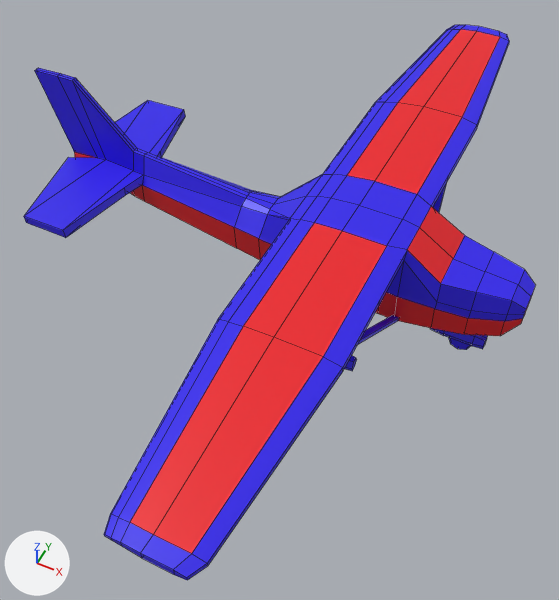
What one commit did to the OBJ model OpenGL_Flightsim/assets/models/cessna/fuselage.obj.
Rendered twice from a camera (50 mm lens) standing at (3.86, -7.73, 7.87) and looking at (0.39, -0.78, -0.82). Every picture has the same lights, and +X, +Y and +Z are marked at lower left. Mesh edges are drawn as thin lines. Where no turn or scale is listed for an object, it has been applied to the vertices.
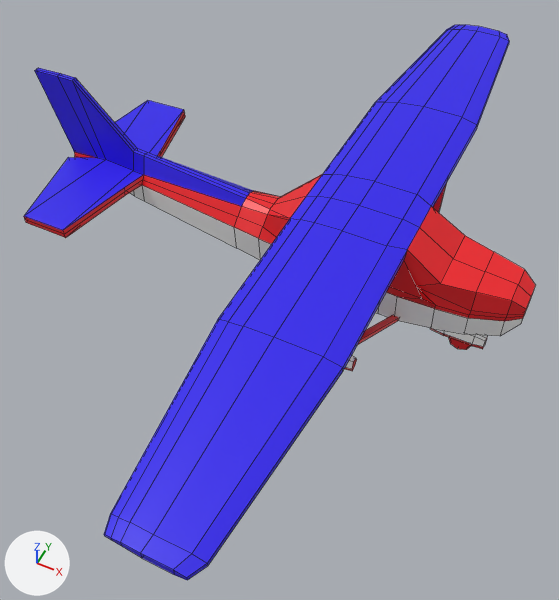
What differs and where, as boxes (x1, y1, x2, y2) in the pictures (559 x 600 px):
part 1 of me_cube, built on
    both: (24, 110, 533, 321)
part 2 of me_cube, surface changed (red to blue)
    both: (24, 26, 535, 557)

Patch to the scene script:
```diff
--- a/OpenGL_Flightsim/assets/models/cessna/fuselage.obj.py
+++ b/OpenGL_Flightsim/assets/models/cessna/fuselage.obj.py
@@ me_cube @@
 # used by ob_cube; location = (0.0, 0.0, 0.0)
-me_cube.from_pydata(...)  # 414 vertices, 380 faces; spans x -4.14..3.76, y -5.51..5.51, z -1.35..1.43
+me_cube.from_pydata(...)  # 452 vertices, 416 faces; spans x -4.14..3.76, y -5.51..5.51, z -1.35..1.43
+# me_cube part 1
+# 40 faces are deleted
+# 1 vertex moves from x 2.64, y -0.52, z 0.01 to x 2.32, y -0.52, z 0.16
+# 21 vertices are added at x -3.72..3.76, y -1.7..1.7, z -0.07..0.12
+# 6 new vertices lie (0.0, 0.0, -0.06) away from vertices in x -3.71..3.56, y -1.69..1.69, z 0.04..0.05
+# 6 new vertices lie (0.0, 0.0, 0.11) away from vertices in x 0.43..0.8, y -0.56..0.56, z -0.04..-0.02
+# 5 new vertices lie (0.0, 0.0, -0.08) away from vertices in x -2.42..3.1, y -0.51..0.52, z 0.0..0.1
+# 76 new faces join them
+# me_cube part 2: 340 kept faces spanning x -4.14..3.76, y -5.51..5.51, z -1.35..1.43 get new texture (UV) coordinates
 me_cube.materials.append(mat_material)
```
